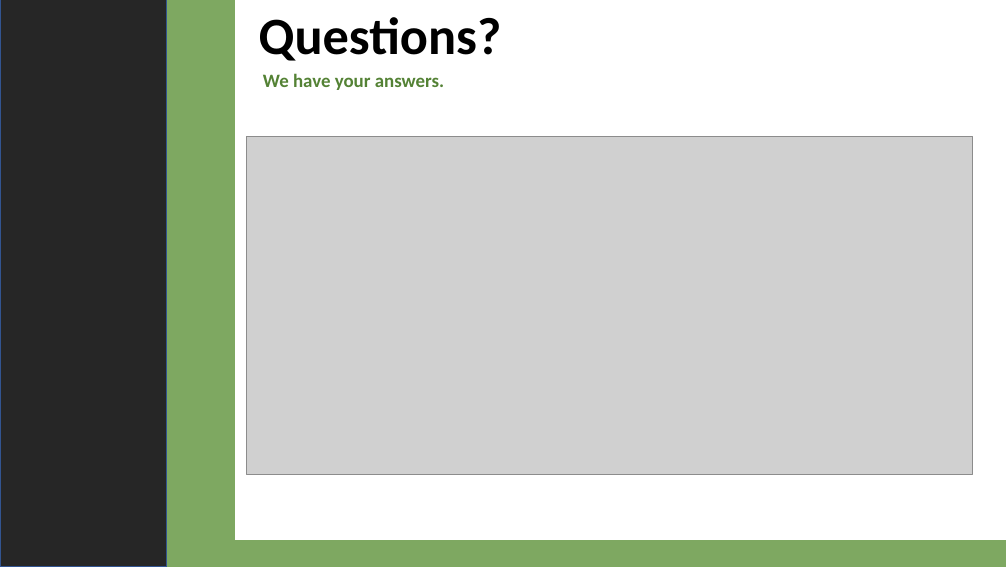
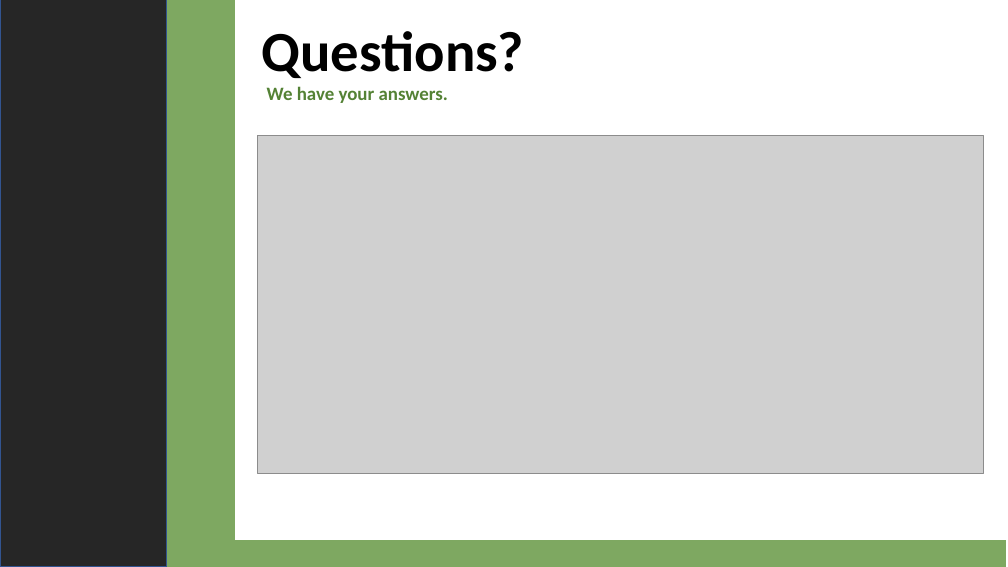
Before and after one commit to 4d4m43/DrinkAndBeHapPY, a slide deck: slide 21 of For Submittal/DrinkandBeHappyFinal.pptx (slide 17 before the commit). Drawn at 1008x567 pixels with LibreOffice and Linux fonts; fonts in the diff are those of the drawing; grey boxes stand for pictures. Boxes give left, top, right and bottom in pixels: in the first picture for what was removed or moved away, otherwise in the second. Text is boxed around its words. In the diff, an @@ line names an element or a change of style, - is before the commit and + after.

```diff
--- a/For Submittal/DrinkandBeHappyFinal.pptx
+++ b/For Submittal/DrinkandBeHappyFinal.pptx
@@ text "Questions?": place and size @@
-text "Questions?" at [259,17,502,61]
+text "Questions?" at [262,31,525,78]
@@ text "Questions?" at [262,31,525,78]: size 50 to 54 pt; line spacing 0.8 to 0.9 @@
@@ text "We have your answers.": place and size @@
-text "We have your answers." at [263,73,444,90]
+text "We have your answers." at [267,86,448,103]
@@ picture: place and size @@
-picture at [247,137,973,475]
+picture at [257,135,983,473]
```
Also in this commit, not shown: 8 other slides changed, 5 slides added.
